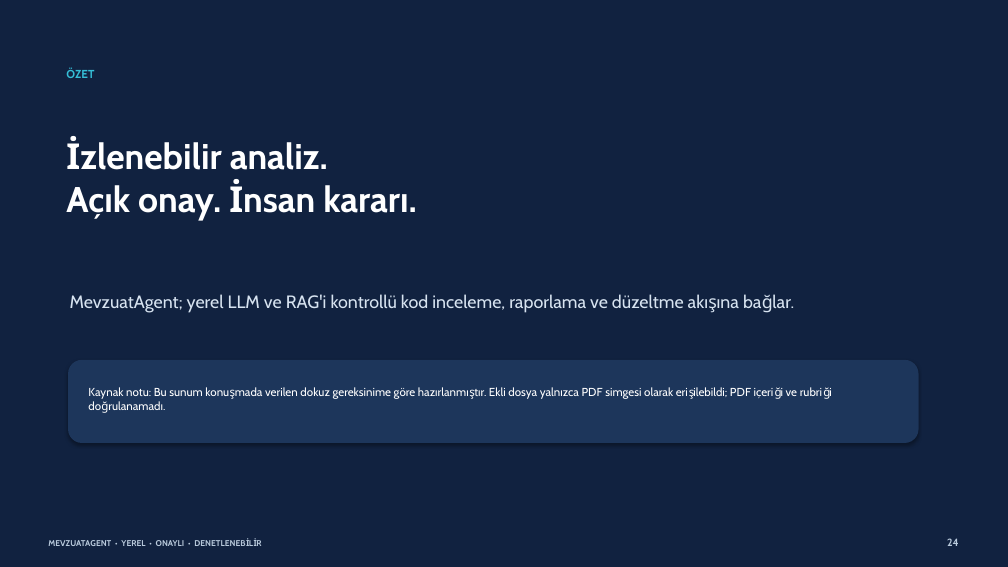
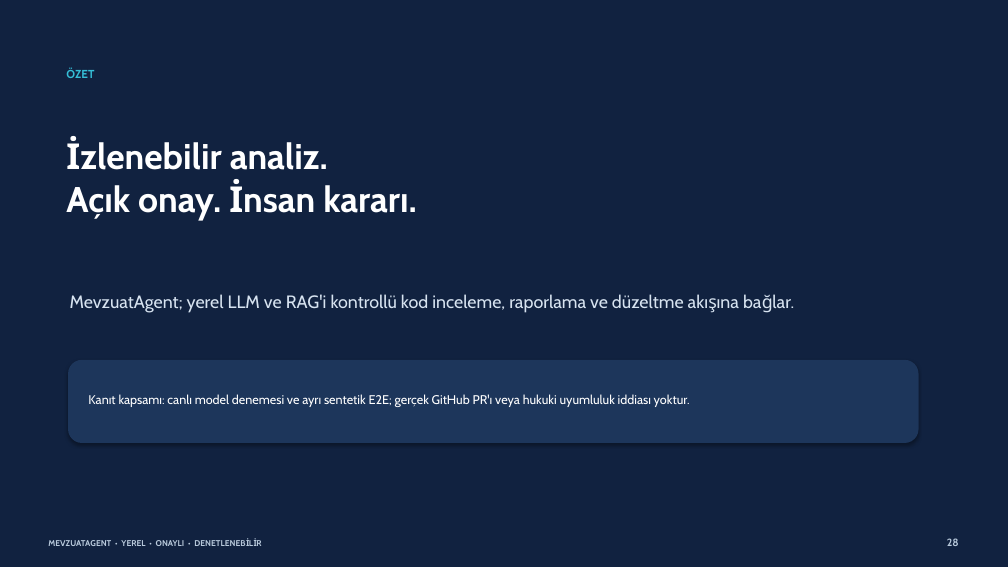
Before and after one commit to mehmetdenizersoy-code/MevzuatAgent, a slide deck: slide 28 of docs/MevzuatAgent_Odev_Sunumu_TR.pptx (slide 24 before the commit). Drawn at 1008x567 pixels with LibreOffice and Linux fonts; fonts in the diff are those of the drawing. Boxes give left, top, right and bottom in pixels: in the first picture for what was removed or moved away, otherwise in the second. Text is boxed around its words. In the diff, an @@ line names an element or a change of style, - is before the commit and + after.

```diff
--- a/docs/MevzuatAgent_Odev_Sunumu_TR.pptx
+++ b/docs/MevzuatAgent_Odev_Sunumu_TR.pptx
@@ text at <box>88,394,690,407</box>: text changed; size 11 to 12 pt @@
-Kaynak notu: Bu sunum konuşmada verilen dokuz gereksinime göre hazırlanmıştır. Ekli dosya yalnızca PDF simgesi olarak erişilebildi; PDF içeriği ve rubriği doğrulanamadı.
+Kanıt kapsamı: canlı model denemesi ve ayrı sentetik E2E; gerçek GitHub PR'ı veya hukuki uyumluluk iddiası yoktur.
```
Also in this commit, not shown: 4 other slides changed, 8 slides added, 4 slides removed, 11 other files.
